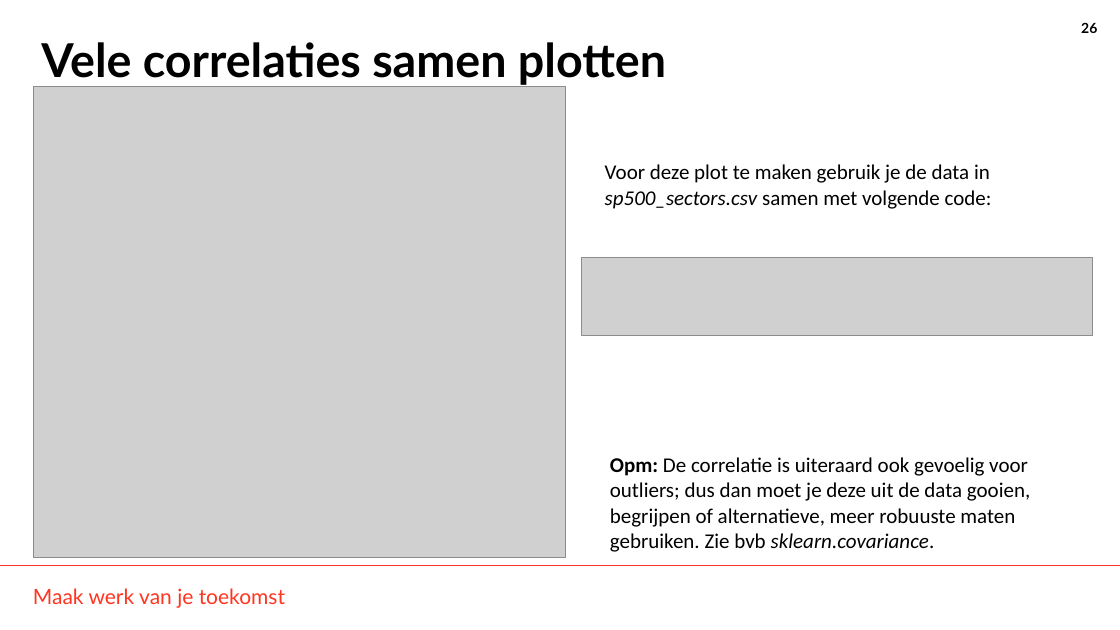
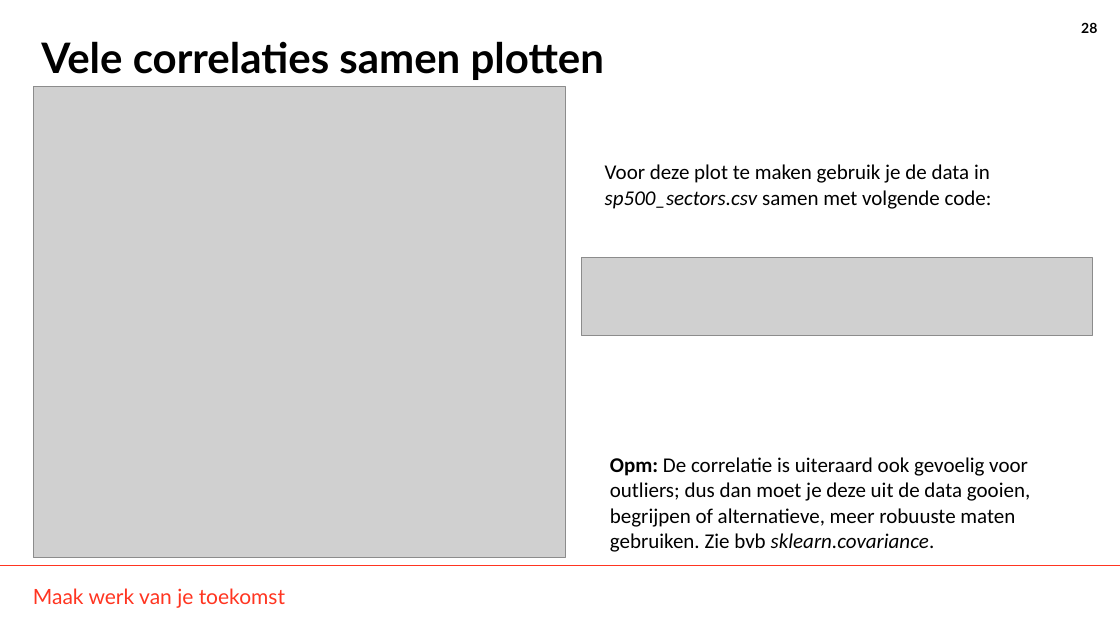
Before and after one commit to THellemans/data-science-syntra-ab, a slide deck: slide 28 of 06 statistiek/04 Numerieke data verdelingen verkennen/04 Numerieke data verdelingen verkennen.pptx (slide 26 before the commit). Drawn at 1120x630 pixels with LibreOffice and Linux fonts; fonts in the diff are those of the drawing; grey boxes stand for pictures; background and template pictures are left out. Boxes give left, top, right and bottom in pixels: in the first picture for what was removed or moved away, otherwise in the second. Text is boxed around its words. In the diff, an @@ line names an element or a change of style, - is before the commit and + after.

```diff
--- a/06 statistiek/04 Numerieke data verdelingen verkennen/04 Numerieke data verdelingen verkennen.pptx
+++ b/06 statistiek/04 Numerieke data verdelingen verkennen/04 Numerieke data verdelingen verkennen.pptx
@@ page number at box(1081, 22, 1097, 33): text changed @@
-26
+28
@@ title "Vele correlaties samen plotten" at box(41, 41, 604, 80): size 40 to 36 pt @@
```
Also in this commit, not shown: 9 other slides changed, 4 slides added, 2 slides removed, 3 other files.
